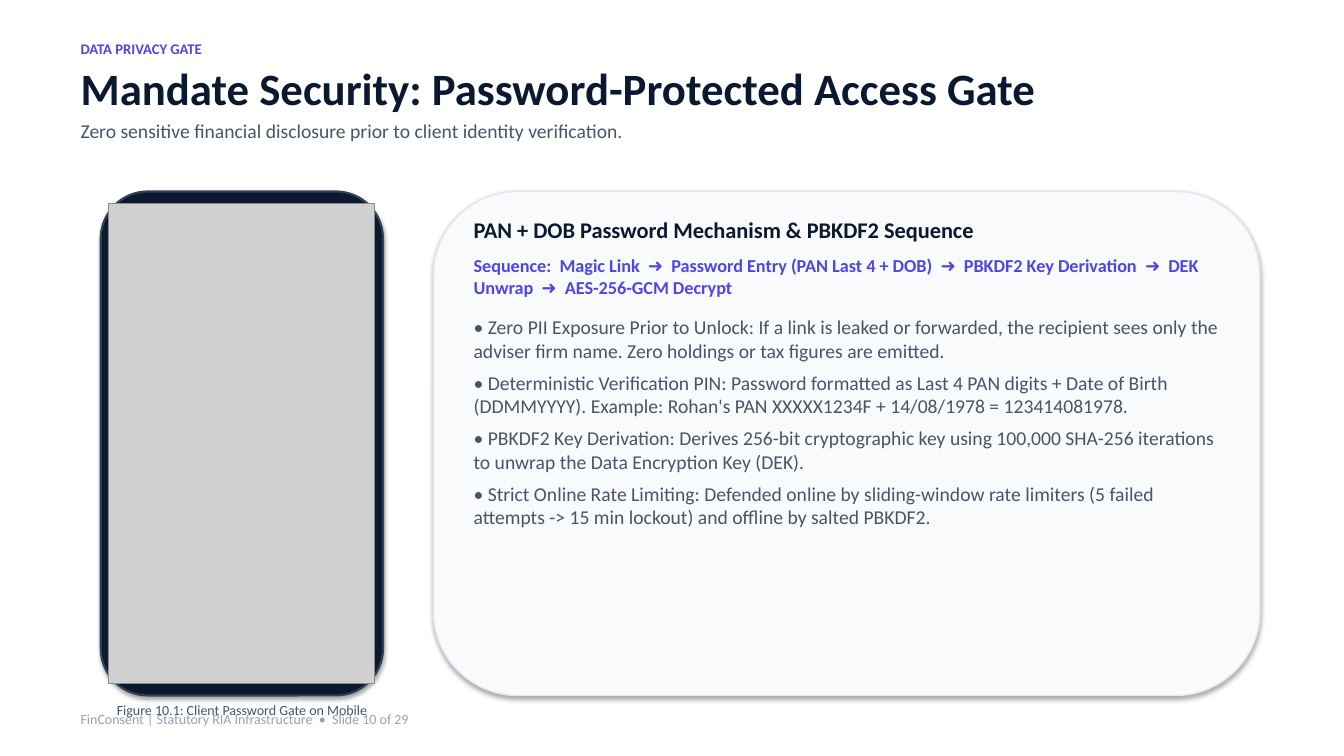
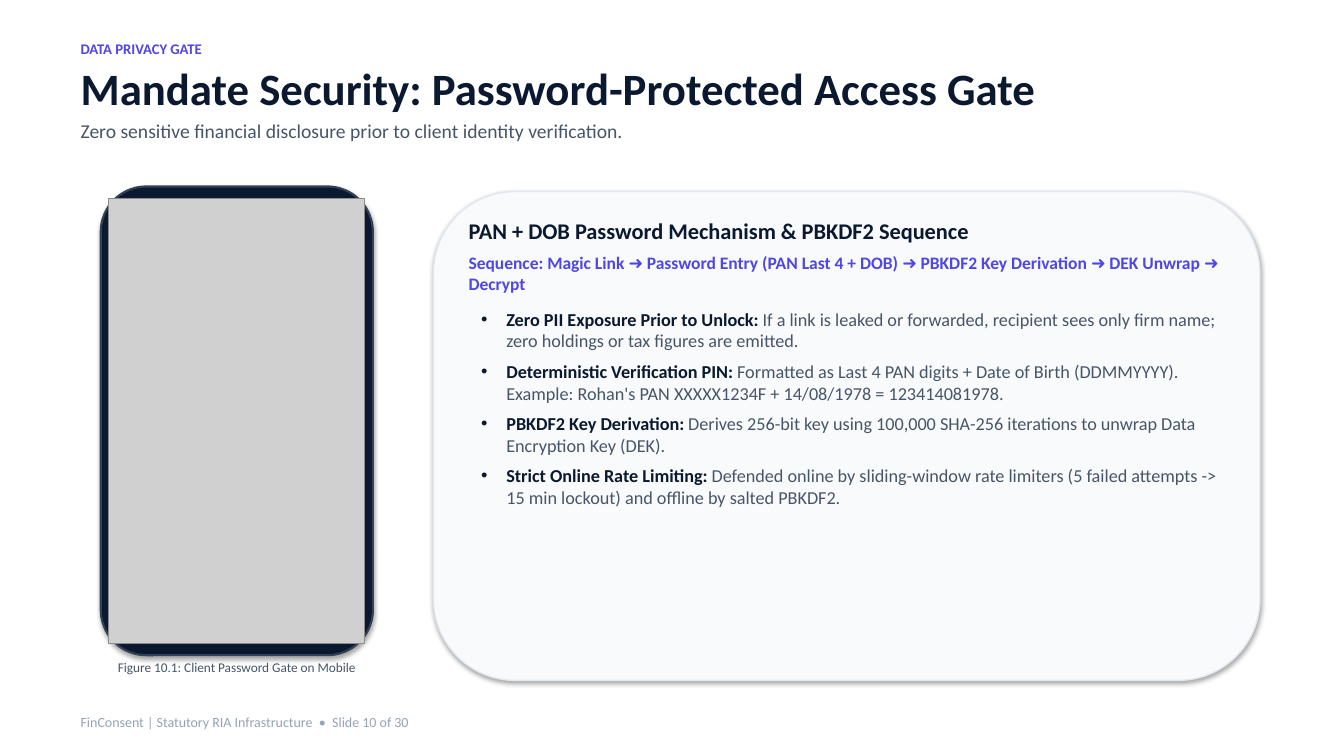
Before and after one commit to AtharvaSDeshpande/FinConsent, a slide deck: slide 10 of FinConsent-Client-Presentation.pptx. Drawn at 1344x756 pixels with LibreOffice and Linux fonts; fonts in the diff are those of the drawing; grey boxes stand for pictures. Boxes give left, top, right and bottom in pixels: in the first picture for what was removed or moved away, otherwise in the second. Text is boxed around its words. In the diff, an @@ line names an element or a change of style, - is before the commit and + after.

```diff
--- a/FinConsent-Client-Presentation.pptx
+++ b/FinConsent-Client-Presentation.pptx
@@ rounded rectangle: place and size @@
-rounded rectangle at bbox=[101, 192, 383, 696]
+rounded rectangle at bbox=[101, 187, 373, 655]
@@ picture: place and size @@
-picture at bbox=[109, 204, 375, 684]
+picture at bbox=[109, 199, 365, 643]
@@ rounded rectangle: place and size @@
-rounded rectangle at bbox=[434, 192, 1260, 696]
+rounded rectangle at bbox=[434, 192, 1260, 681]
@@ text at bbox=[469, 223, 969, 243]: less space between paragraphs @@
@@ text at bbox=[469, 256, 1216, 507]: text changed; size 14 to 13 pt @@
-Sequence: Magic Link ➜ Password Entry (PAN Last 4 + DOB) ➜ PBKDF2 Key Derivation ➜ DEK Unwrap ➜ AES-256-GCM Decrypt
-• Zero PII Exposure Prior to Unlock: If a link is leaked or forwarded, the recipient sees only the adviser firm name. Zero holdings or tax figures are emitted.
-• Deterministic Verification PIN: Password formatted as Last 4 PAN digits + Date of Birth (DDMMYYYY). Example: Rohan's PAN XXXXX1234F + 14/08/1978 = 123414081978.
-• PBKDF2 Key Derivation: Derives 256-bit cryptographic key using 100,000 SHA-256 iterations to unwrap the Data Encryption Key (DEK).
-• Strict Online Rate Limiting: Defended online by sliding-window rate limiters (5 failed attempts -> 15 min lockout) and offline by salted PBKDF2.
+Sequence: Magic Link ➜ Password Entry (PAN Last 4 + DOB) ➜ PBKDF2 Key Derivation ➜ DEK Unwrap ➜ Decrypt
+• Zero PII Exposure Prior to Unlock: If a link is leaked or forwarded, recipient sees only firm name; zero holdings or tax figures are emitted.
+• Deterministic Verification PIN: Formatted as Last 4 PAN digits + Date of Birth (DDMMYYYY). Example: Rohan's PAN XXXXX1234F + 14/08/1978 = 123414081978.
+• PBKDF2 Key Derivation: Derives 256-bit key using 100,000 SHA-256 iterations to unwrap Data Encryption Key (DEK).
+• Strict Online Rate Limiting: Defended online by sliding-window rate limiters (5 failed attempts -> 15 min lockout) and offline by salted PBKDF2.
@@ text "Figure 10.1: Client Password Gate ...": place and size @@
-text "Figure 10.1: Client Password Gate ..." at bbox=[117, 705, 367, 719]
+text "Figure 10.1: Client Password Gate ..." at bbox=[118, 662, 356, 675]
@@ text "Figure 10.1: Client Password Gate ..." at bbox=[118, 662, 356, 675]: size 10 to 9.5 pt @@
@@ text at bbox=[81, 717, 408, 729]: text changed @@
-FinConsent | Statutory RIA Infrastructure • Slide 10 of 29
+FinConsent | Statutory RIA Infrastructure • Slide 10 of 30
```
Also in this commit, not shown: 28 other slides changed, 1 slide added, 27 other files.
